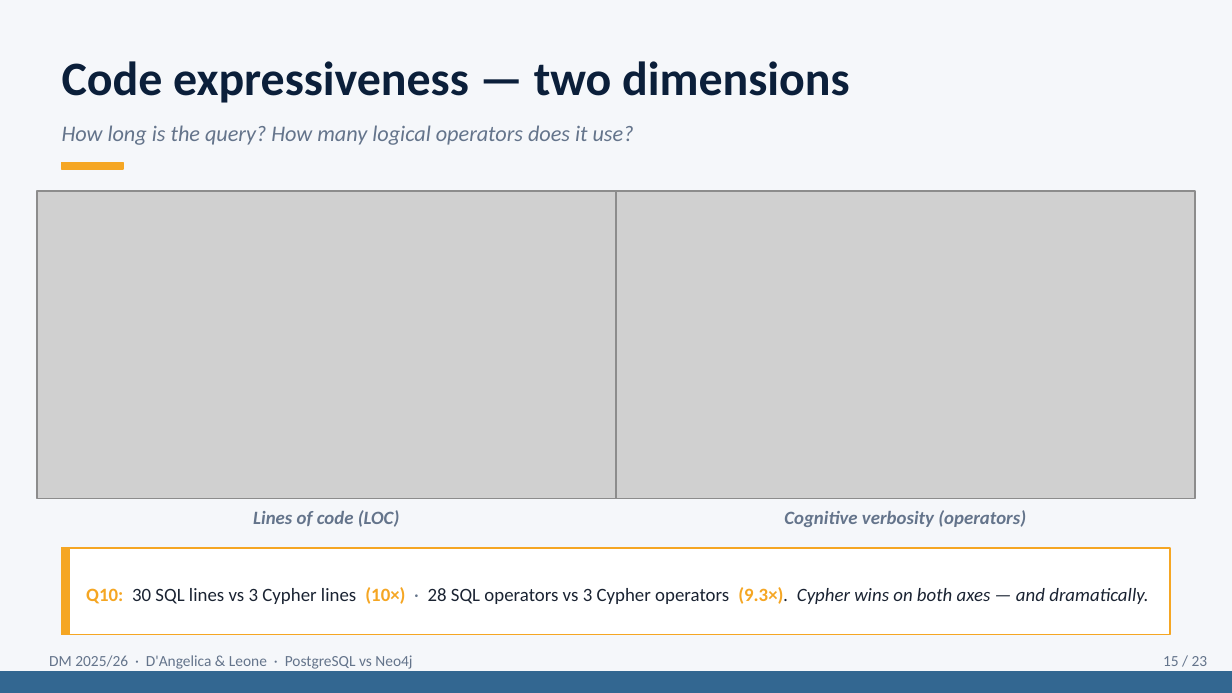
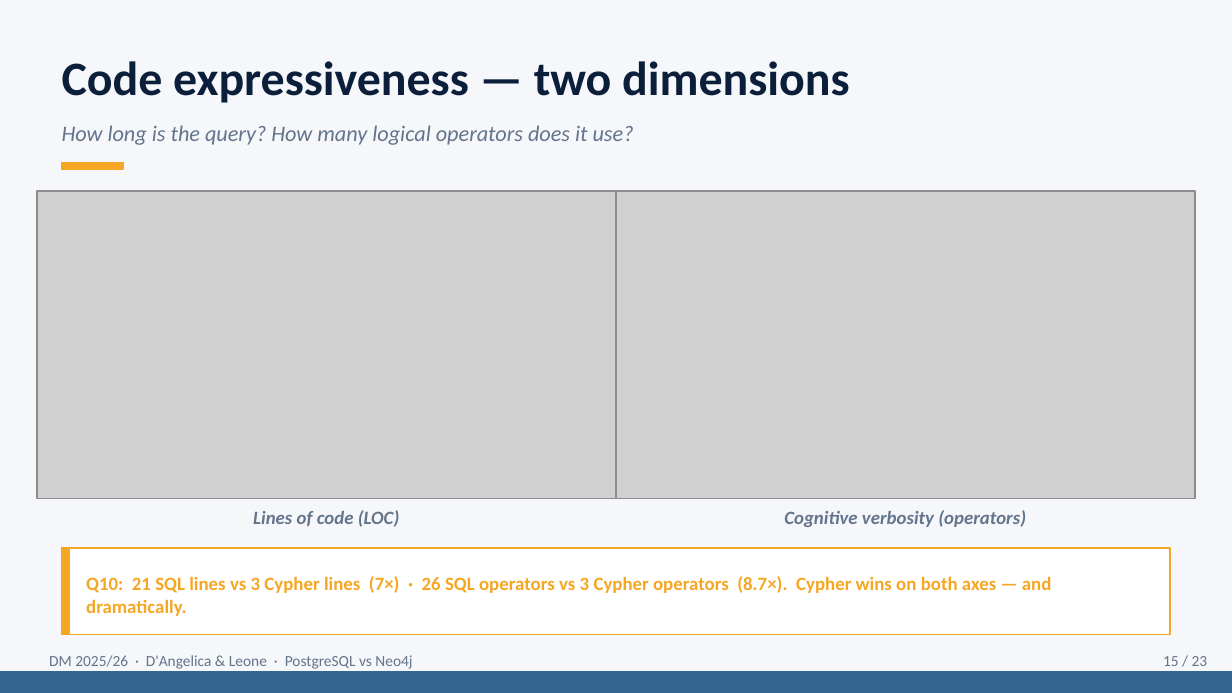
Before and after one commit to g1up3/DM-Project-2026, a slide deck: slide 15 of Presentation_DM_DAngelica_Leone.pptx. Drawn at 1232x693 pixels with LibreOffice and Linux fonts; fonts in the diff are those of the drawing; grey boxes stand for pictures. Boxes give left, top, right and bottom in pixels: in the first picture for what was removed or moved away, otherwise in the second. Text is boxed around its words. In the diff, an @@ line names an element or a change of style, - is before the commit and + after.

```diff
--- a/Presentation_DM_DAngelica_Leone.pptx
+++ b/Presentation_DM_DAngelica_Leone.pptx
@@ text at [86, 576, 1052, 616]: text changed; text colour #1A2332 to #F5A623; bold on @@
-Q10: 30 SQL lines vs 3 Cypher lines (10×) · 28 SQL operators vs 3 Cypher operators (9.3×). Cypher wins on both axes — and dramatically.
+Q10: 21 SQL lines vs 3 Cypher lines (7×) · 26 SQL operators vs 3 Cypher operators (8.7×). Cypher wins on both axes — and dramatically.
```
Also in this commit, not shown: 9 other slides changed, 9 other files.
